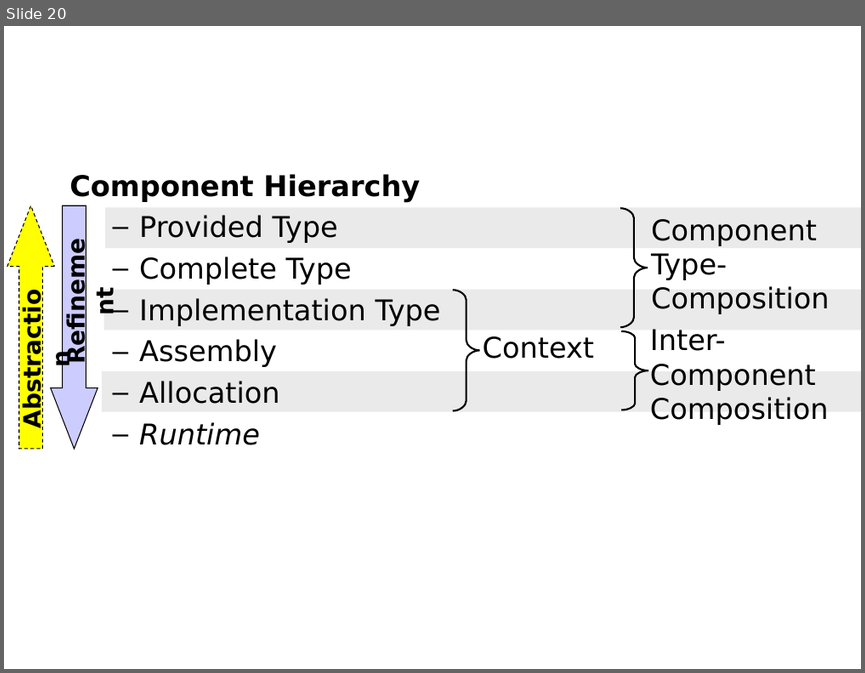
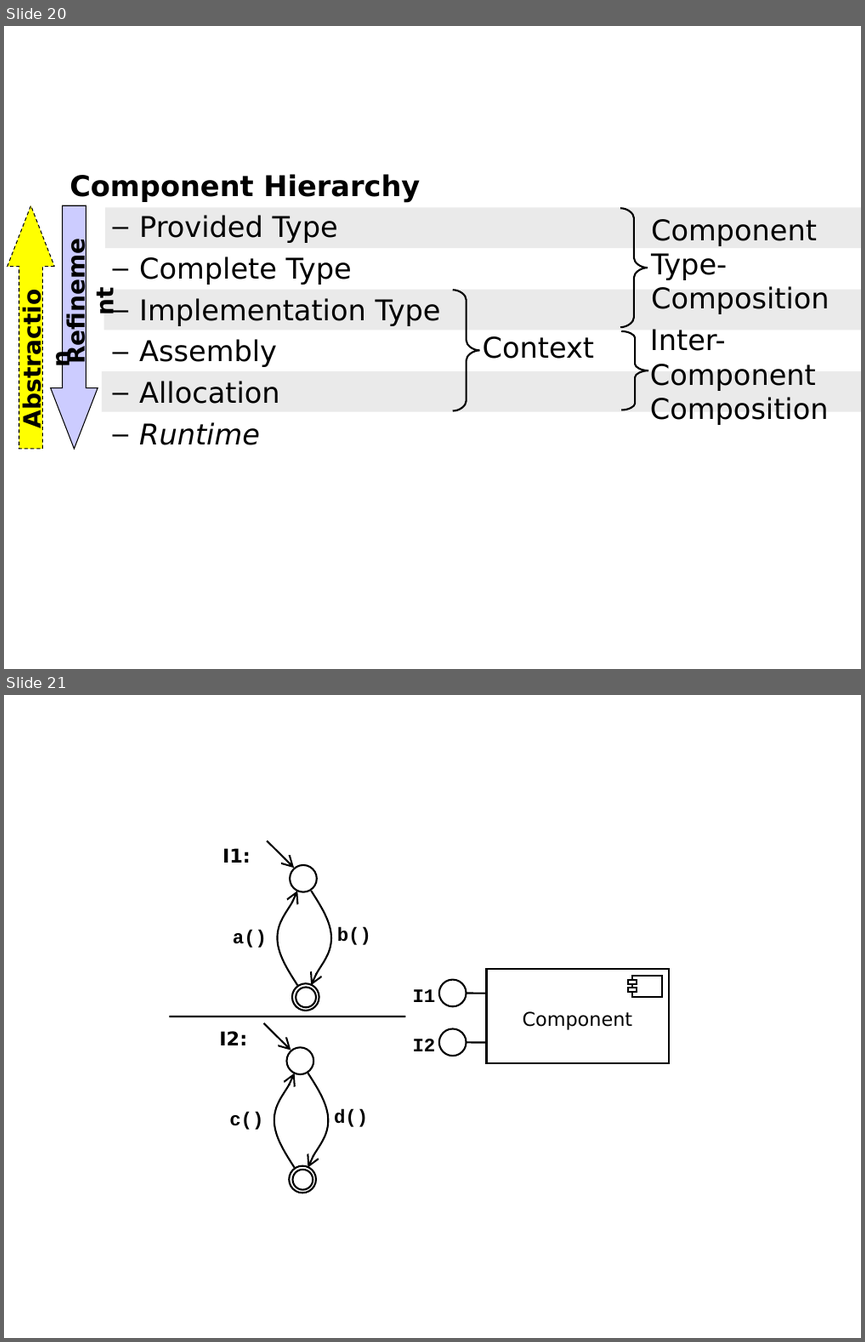
Before and after one commit to PalladioSimulator/Palladio-Core-PCM, a slide deck: trunk/doc/Ausarbeitung/image/component-model01.ppt. Shown one above the other, each under a label of ours: slide 20 before the commit, slides 20 and 21 after it. The pictures are 865x673 and 865x1342 pixels, drawn with LibreOffice and Linux fonts; fonts in the diff are those of the drawing. Boxes give left, top, right and bottom in pixels: in the first picture for what was removed or moved away, otherwise in the second. Text is boxed around its words. In the diff, an @@ line names an element or a change of style, - is before the commit and + after.

```diff
--- a/trunk/doc/Ausarbeitung/image/component-model01.ppt
+++ b/trunk/doc/Ausarbeitung/image/component-model01.ppt
@@ slide 21 added at (4, 695, 861, 1338), background #FFFFFF @@
@@ arrow added from (267, 840) to (294, 868), #000000 1.5 pt @@
@@ text added at (222, 848, 250, 862), 16 pt, text #000000, bold @@
+I1:
@@ ellipse added at (290, 865, 317, 891), outline #000000 1.5 pt @@
@@ freeform shape added at (278, 891, 298, 985), outline #000000 1.5 pt @@
@@ freeform shape added at (311, 891, 331, 985), outline #000000 1.5 pt @@
@@ text added at (233, 930, 267, 947), 16 pt, text #000000, bold @@
+a()
@@ text added at (337, 926, 371, 945), 16 pt, text #000000, bold @@
+b()
@@ group added at (487, 970, 668, 1063): 4 rectangles, 1 text @@
+Component
@@ ellipse added at (292, 984, 318, 1010), outline #000000 1.5 pt @@
@@ ellipse added at (296, 987, 316, 1008), outline #000000 1.5 pt @@
@@ text added at (413, 989, 436, 1002), 16 pt, text #000000, bold @@
+I1
@@ ellipse added at (439, 980, 466, 1006), outline #000000 1.5 pt @@
@@ line added from (466, 993) to (487, 993), #000000 1.5 pt @@
@@ line added from (170, 1016) to (406, 1016), #000000 1.5 pt @@
@@ arrow added from (263, 1023) to (291, 1049), #000000 1.5 pt @@
@@ text added at (219, 1031, 247, 1045), 16 pt, text #000000, bold @@
+I2:
@@ ellipse added at (287, 1047, 313, 1074), outline #000000 1.5 pt @@
@@ text added at (413, 1038, 436, 1051), 16 pt, text #000000, bold @@
+I2
@@ ellipse added at (439, 1028, 466, 1055), outline #000000 1.5 pt @@
@@ line added from (466, 1042) to (487, 1042), #000000 1.5 pt @@
@@ freeform shape added at (274, 1073, 295, 1167), outline #000000 1.5 pt @@
@@ freeform shape added at (308, 1073, 329, 1167), outline #000000 1.5 pt @@
@@ text added at (229, 1111, 263, 1129), 16 pt, text #000000, bold @@
+c()
@@ text added at (334, 1109, 368, 1127), 16 pt, text #000000, bold @@
+d()
@@ ellipse added at (290, 1165, 316, 1192), outline #000000 1.5 pt @@
@@ ellipse added at (293, 1168, 313, 1190), outline #000000 1.5 pt @@
```
Also in this commit, not shown: 1 slide changed, 2 other files.
